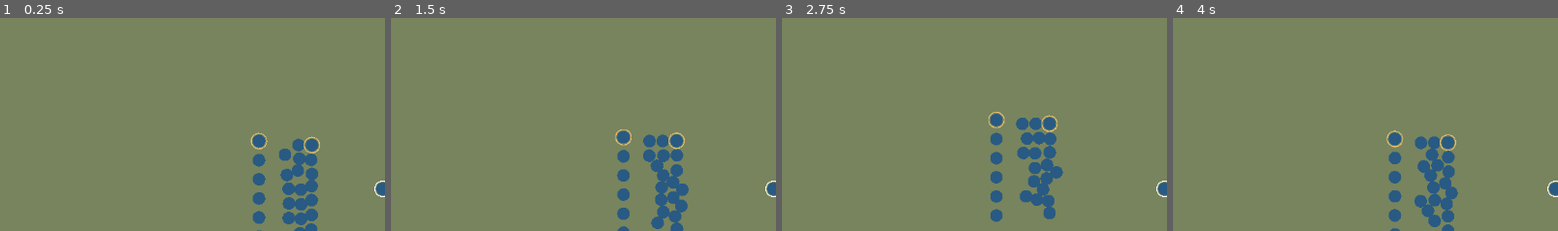
Above: before the commit, frames 1-4 (left to right).
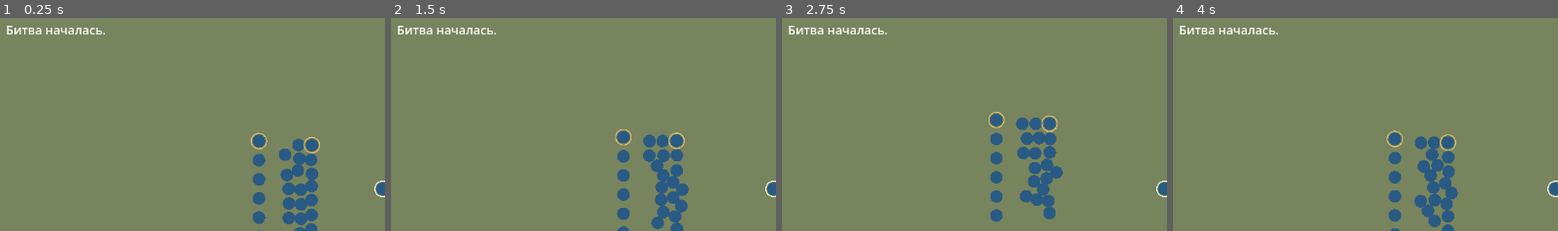
Above: after the commit, the same moments.

Repository: akglebak16/iron-standard
Game: Godot game, scene res://app/main.tscn
Two runs of this game, one before a commit and one after it. Both use one fixed random seed, a clock stepped at 60 frames per second and the inputs below.
Inputs (mouse positions are % of the whole screen's width and height, from its top left):
- Up to frame 1 (0.25 s): no input
- Up to frame 2 (1.5 s): tap Enter at 0.5 s; move the mouse to (72, 44) at 0.52 s; hold D 0.53-1.28 s; hold Shift 0.53-1.28 s; click (72, 44) at 0.67 s; move the mouse to (30, 54) at 1.27 s; hold S from 1.28 s (still down); tap X at 1.35 s
- Up to frame 3 (2.75 s): move the mouse to (60, 27) at 2.02 s; release S at 2.03 s; hold D from 2.03 s (still down); tap M at 2.1 s
- Up to frame 4 (4 s): move the mouse to (45, 69) at 2.77 s; release D at 2.78 s; hold W 2.78-3.53 s; tap 1 at 2.85 s; click (45, 69) at 2.92 s; move the mouse to (80, 64) at 3.52 s; hold A from 3.53 s (still down); tap 2 at 3.6 s
The pictures show only the part of the screen within x 0-50%, y 9-59%; the shares and areas given below are measured in that part.

The runs differ from the first frame. In frame 1, 0.5% of the frame differs, in the area x 1-28%, y 3-8%; in frame 2, 0.5%; in frame 3, 0.5%; in frame 4, 0.5%.

Commit message:
Перенести боевые горны и сигналы приказов

Diff:
--- a/godot/battle/application/session.gd
+++ b/godot/battle/application/session.gd
@@ -13,6 +13,7 @@
 const HeroGear = preload("res://equipment/rules/hero_gear.gd")
 const HeroStats = preload("res://battle/data/hero_stats.gd")
 const BattleResult = preload("res://battle/rules/result.gd")
+const Event = preload("res://battle/combat_event.gd")
 enum Outcome { RUNNING, HERO_DOWN, VICTORY, DEFEAT }
 
 var _state: State
@@ -41,6 +42,7 @@
 	_gear_catalog = gear_catalog
 	_hero_profile = hero_profile.duplicate(true)
 	_companion_survival = companion_survival
+	_state.record_notice(Event.Kind.BATTLE_STARTED)
 
 func set_hero_input(input: HeroInput) -> bool:
 	if _outcome != Outcome.RUNNING or _hero.dead or input == null or not input.move.is_finite() or not is_finite(input.face):
@@ -60,7 +62,8 @@
 	if _outcome in [Outcome.VICTORY, Outcome.DEFEAT] or not is_finite(dt) or dt <= 0.0:
 		return
 	for command in _orders:
-		_state.give_order(command.order, command.point, command.selection)
+		if _state.give_order(command.order, command.point, command.selection):
+			_state.record_notice(Event.Kind.ORDER_APPLIED, {"order": command.order, "selection": command.selection})
 	_orders.clear()
 	_elapsed_seconds += dt
 	if _state.wall == null:
@@ -74,16 +77,17 @@
 	Movement.step(_state, dt, _rng)
 	CombatStep.resolve_projectiles(_state, dt, _rng)
 	var morale_checked: bool = Morale.advance(_state, dt)
-	_events = _state.take_events()
 	_tick += 1
 	if _hero.dead:
 		_outcome = Outcome.HERO_DOWN
 	if morale_checked and _battle_over_at < 0.0 and (not _side_alive(0) or not _side_alive(1)):
 		_battle_over_at = _elapsed_seconds
 		_battle_won = _side_alive(0) and not _side_alive(1)
+		_state.record_notice(Event.Kind.BATTLE_DECIDED, {"won": _battle_won})
 	if _battle_over_at >= 0.0 and _elapsed_seconds - _battle_over_at > Config.BATTLE_END_DELAY_SECONDS:
 		_outcome = Outcome.VICTORY if _battle_won else Outcome.DEFEAT
 		_result = BattleResult.build(_state, _hero, _rng, _elapsed_seconds, _battle_won, _companion_survival)
+	_events = _state.take_events()
 
 func result() -> Dictionary:
 	return _result.duplicate(true)
--- a/godot/battle/combat_event.gd
+++ b/godot/battle/combat_event.gd
@@ -1,5 +1,6 @@
 extends RefCounted
 ## Shared codes for facts emitted by the simulation and read by presentation.
 
-enum Kind { HIT, BLOCK, CHARGE, DOWN, LAST_STAND, SHOT, SWING }
+enum Kind { HIT, BLOCK, CHARGE, DOWN, LAST_STAND, SHOT, SWING, BATTLE_STARTED,
+	ORDER_APPLIED, ENEMY_CHARGE, WALL_ALERT, GARRISON_CAVALRY, BATTLE_DECIDED }
 enum Attack { NONE, MELEE, PROJECTILE, CHARGE, COUNTER }
--- a/godot/battle/config.gd
+++ b/godot/battle/config.gd
@@ -22,6 +22,7 @@
 const SIEGE_COVER_DEPTH := 80.0
 const SIEGE_COVER_DAMAGE_MULTIPLIER := 0.45
 const SIEGE_COVER_SKILL_SCALE := 0.5
+const SIEGE_ALERT_DISTANCE := 160.0
 const SIEGE_INFANTRY_ATTACKERS_INSIDE := 2
 const SIEGE_CAVALRY_ATTACKERS_INSIDE := 4
 const SIEGE_ARCHERS_ATTACKERS_INSIDE := 8
--- a/godot/battle/model/state.gd
+++ b/godot/battle/model/state.gd
@@ -17,7 +17,13 @@
 var starting_units := [0, 0]
 var morale_timer := 0.0
 var formation_timer := 0.0
+var siege_alerted := false
 var _events: Array[Dictionary] = []
+
+func record_notice(kind: Event.Kind, details: Dictionary = {}) -> void:
+	var notice := {"kind": kind}
+	notice.merge(details)
+	_events.append(notice)
 
 func launch_projectile(shot: Dictionary) -> void:
 	projectiles.append(shot)
--- a/godot/battle/presentation/audio/combat_audio.gd
+++ b/godot/battle/presentation/audio/combat_audio.gd
@@ -1,6 +1,7 @@
 extends Node
 const Event = preload("res://battle/combat_event.gd")
 const Bank = preload("res://battle/presentation/audio/sound_bank.gd")
+const Config = preload("res://battle/config.gd")
 
 const MASTER_GAIN := 0.55
 const NEAR_GAIN := 1.15
@@ -48,6 +49,10 @@
 
 static func sound_for(event: Dictionary) -> int:
 	match event.kind:
+		Event.Kind.BATTLE_STARTED: return Bank.Sound.HORN
+		Event.Kind.ORDER_APPLIED: return Bank.Sound.HORN if event.order == Config.ORDER_CHARGE else Bank.Sound.ORDER
+		Event.Kind.ENEMY_CHARGE, Event.Kind.WALL_ALERT: return Bank.Sound.ENEMY_HORN
+		Event.Kind.BATTLE_DECIDED: return Bank.Sound.HORN if event.won else Bank.Sound.ENEMY_HORN
 		Event.Kind.SHOT: return Bank.Sound.BOW
 		Event.Kind.SWING: return Bank.Sound.SWING
 		Event.Kind.CHARGE: return Bank.Sound.CHARGE
@@ -61,7 +66,7 @@
 	return -1
 
 static func distance_gain(event: Dictionary, listener: Vector2) -> float:
-	if event.target_hero or event.kind == Event.Kind.SWING:
+	if not event.has("position") or event.target_hero or event.kind == Event.Kind.SWING:
 		return 1.0
 	var position: Vector2 = event.position
 	return clampf(NEAR_GAIN - listener.distance_to(position) / ATTENUATION_DISTANCE, MIN_DISTANCE_GAIN, 1.0)
--- a/godot/battle/presentation/audio/sound_bank.gd
+++ b/godot/battle/presentation/audio/sound_bank.gd
@@ -1,6 +1,6 @@
 extends RefCounted
 ## Short PCM effects synthesized from the tone and noise layers in src/04_audio.js.
-enum Sound { HIT, CLANG, SWING, BOW, ARROW_HIT, THUNK, DOWN, CHARGE }
+enum Sound { HIT, CLANG, SWING, BOW, ARROW_HIT, THUNK, DOWN, CHARGE, ORDER, HORN, ENEMY_HORN }
 enum Wave { SINE, TRIANGLE, SQUARE, SAW }
 enum Filter { LOW, HIGH, BAND }
 
@@ -9,7 +9,16 @@
 const ENVELOPE_FLOOR := 0.0001
 const PCM_MAX := 32767.0
 const NOISE_SEED := 4171
-const MIN_INTERVALS := [0.05, 0.06, 0.08, 0.05, 0.05, 0.06, 0.08, 0.1]
+const MIN_INTERVALS := [0.05, 0.06, 0.08, 0.05, 0.05, 0.06, 0.08, 0.1, 0.0, 0.0, 0.0]
+const HORN_PARTIALS := [1.0, 1.005, 2.01]
+const HORN_START_RATIO := 0.96
+const HORN_RAMP_SECONDS := 0.35
+const HORN_ATTACK_SECONDS := 0.18
+const HORN_SUSTAIN_SECONDS := 1.0
+const HORN_DECAY_END_SECONDS := 1.7
+const HORN_LENGTH := 1.8
+const HORN_CUTOFF := 900.0
+const HORN_GAIN := 0.11
 
 static func build() -> Dictionary:
 	var rng := RandomNumberGenerator.new()
@@ -23,10 +32,13 @@
 		Sound.THUNK: _render([_tone(160, 90, 0.07, Wave.SQUARE, 0.12)], [], rng),
 		Sound.DOWN: _render([_tone(170, 55, 0.3, Wave.SAW, 0.13)], [_noise(700, 150, 0.18, Filter.LOW, 0.25)], rng),
 		Sound.CHARGE: _render([_tone(80, 40, 0.2, Wave.SINE, 0.7)], [_noise(500, 120, 0.14, Filter.LOW, 0.5)], rng),
+		Sound.ORDER: _render([_tone(392, 392, 0.09, Wave.TRIANGLE, 0.18), _tone(523, 523, 0.12, Wave.TRIANGLE, 0.18, 0.08)], [], rng),
+		Sound.HORN: _horn(146.0),
+		Sound.ENEMY_HORN: _horn(110.0),
 	}
 
-static func _tone(start: float, finish: float, length: float, wave: Wave, volume: float) -> Dictionary:
-	return {"start": start, "finish": finish, "length": length, "wave": wave, "volume": volume}
+static func _tone(start: float, finish: float, length: float, wave: Wave, volume: float, delay: float = 0.0) -> Dictionary:
+	return {"start": start, "finish": finish, "length": length, "wave": wave, "volume": volume, "delay": delay}
 
 static func _noise(start: float, finish: float, length: float, filter: Filter, volume: float, resonance: float = 1.0) -> Dictionary:
 	return {"start": start, "finish": finish, "length": length, "filter": filter, "volume": volume, "resonance": resonance}
@@ -35,12 +47,16 @@
 	var samples := PackedFloat32Array()
 	for layer in tones + noises:
 		var frames := ceili(float(layer.length) * MIX_RATE)
-		if frames > samples.size():
-			samples.resize(frames)
+		var offset := roundi(float(layer.get("delay", 0.0)) * MIX_RATE)
+		if frames + offset > samples.size():
+			samples.resize(frames + offset)
 		if layer.has("wave"):
-			_mix_tone(samples, layer, frames)
+			_mix_tone(samples, layer, frames, offset)
 		else:
 			_mix_noise(samples, layer, frames, rng)
+	return _stream(samples)
+
+static func _stream(samples: PackedFloat32Array) -> AudioStreamWAV:
 	var pcm := PackedByteArray()
 	pcm.resize(samples.size() * 2)
 	for i in samples.size():
@@ -51,7 +67,7 @@
 	stream.data = pcm
 	return stream
 
-static func _mix_tone(samples: PackedFloat32Array, layer: Dictionary, frames: int) -> void:
+static func _mix_tone(samples: PackedFloat32Array, layer: Dictionary, frames: int, offset: int) -> void:
 	var phase := 0.0
 	var attack := roundi(ATTACK_SECONDS * MIX_RATE)
 	for i in frames:
@@ -63,7 +79,7 @@
 			Wave.TRIANGLE: value = 1.0 - 4.0 * absf(phase - 0.5)
 			Wave.SQUARE: value = 1.0 if phase < 0.5 else -1.0
 			Wave.SAW: value = phase * 2.0 - 1.0
-		samples[i] += value * envelope
+		samples[i + offset] += value * envelope
 		phase = fposmod(phase + frequency / MIX_RATE, 1.0)
 
 static func _mix_noise(samples: PackedFloat32Array, layer: Dictionary, frames: int, rng: RandomNumberGenerator) -> void:
@@ -100,3 +116,24 @@
 
 static func _decay(volume: float, progress: float) -> float:
 	return volume * pow(ENVELOPE_FLOOR / volume, progress)
+
+static func _horn(pitch: float) -> AudioStreamWAV:
+	var samples := PackedFloat32Array()
+	samples.resize(ceili(HORN_LENGTH * MIX_RATE))
+	var filter_rate := 1.0 - exp(-TAU * HORN_CUTOFF / MIX_RATE)
+	for partial in HORN_PARTIALS:
+		var phase := 0.0
+		var filtered := 0.0
+		var gain: float = HORN_GAIN / partial
+		for i in samples.size():
+			var time := float(i) / MIX_RATE
+			var ramp := minf(time / HORN_RAMP_SECONDS, 1.0)
+			var frequency: float = pitch * partial * lerpf(HORN_START_RATIO, 1.0, ramp)
+			filtered += (phase * 2.0 - 1.0 - filtered) * filter_rate
+			var envelope := gain * minf(time / HORN_ATTACK_SECONDS, 1.0)
+			if time > HORN_SUSTAIN_SECONDS:
+				var release := minf((time - HORN_SUSTAIN_SECONDS) / (HORN_DECAY_END_SECONDS - HORN_SUSTAIN_SECONDS), 1.0)
+				envelope = _decay(gain, release)
+			samples[i] += filtered * envelope
+			phase = fposmod(phase + frequency / MIX_RATE, 1.0)
+	return _stream(samples)
--- a/godot/battle/presentation/combat_feedback.gd
+++ b/godot/battle/presentation/combat_feedback.gd
@@ -1,6 +1,7 @@
 extends RefCounted
 const Demo = preload("res://battle/presentation/demo_config.gd")
 const Event = preload("res://battle/combat_event.gd")
+const Config = preload("res://battle/config.gd")
 
 const BLOCK_TEXT := "Блок"
 const LAST_STAND_TEXT := "Не сдаюсь!"
@@ -9,6 +10,19 @@
 const COMPANION_DOWN := "%s ранен и вынесен из боя."
 const LEADER_DOWN := "%s пал!"
 const HERO_KILL := "Герой сразил: %s."
+const BATTLE_STARTED := "Битва началась."
+const ENEMY_CHARGE := "Враг идёт в атаку!"
+const WALL_ALERT := "Враг у стен!"
+const GARRISON_CAVALRY := "Конница гарнизона вышла в бой."
+const VICTORY := "Победа! Враг разбит."
+const DEFEAT := "Отряд разбит."
+const GROUP_NAMES := ["Пехота", "Стрелки", "Конница", "Весь отряд"]
+const ORDER_NAMES := {
+	Config.ORDER_HOLD: "держать позицию",
+	Config.ORDER_FOLLOW: "за мной",
+	Config.ORDER_CHARGE: "в атаку!",
+	Config.ORDER_RETREAT: "отойти назад",
+}
 
 var _labels: Array[Dictionary] = []
 var _impacts: Array[Dictionary] = []
@@ -19,6 +33,18 @@
 	_age(_impacts, dt)
 	for event in events:
 		match event.kind:
+			Event.Kind.BATTLE_STARTED:
+				_log(BATTLE_STARTED)
+			Event.Kind.ORDER_APPLIED:
+				_log("%s: %s" % [GROUP_NAMES[event.selection], ORDER_NAMES[event.order]])
+			Event.Kind.ENEMY_CHARGE:
+				_log(ENEMY_CHARGE)
+			Event.Kind.WALL_ALERT:
+				_log(WALL_ALERT)
+			Event.Kind.GARRISON_CAVALRY:
+				_log(GARRISON_CAVALRY)
+			Event.Kind.BATTLE_DECIDED:
+				_log(VICTORY if event.won else DEFEAT)
 			Event.Kind.HIT:
 				if event.target_hero or event.source_hero:
 					_label(event.position, str(event.amount), Demo.DAMAGE_RECEIVED_COLOR if event.target_hero else Demo.DAMAGE_DEALT_COLOR)
--- a/godot/battle/rules/tactics.gd
+++ b/godot/battle/rules/tactics.gd
@@ -4,6 +4,7 @@
 const State = preload("res://battle/model/state.gd")
 const Group = preload("res://battle/model/group.gd")
 const Unit = preload("res://battle/model/unit.gd")
+const Event = preload("res://battle/combat_event.gd")
 
 static func enemy_step(battle: State, side: int, elapsed: float, dt: float) -> void:
 	var foe := battle.centroid(1 - side)
@@ -19,6 +20,8 @@
 		var nearest := _nearest_foe_distance(battle, infantry.center, 1 - side)
 		if nearest < Config.AI_INFANTRY_CHARGE_DISTANCE or elapsed > Config.AI_INFANTRY_FORCE_CHARGE_SECONDS:
 			infantry.order = Config.ORDER_CHARGE
+			if has_infantry and side == 1:
+				battle.record_notice(Event.Kind.ENEMY_CHARGE)
 		elif elapsed > Config.AI_GROUP_ADVANCE_DELAY_SECONDS:
 			_advance(infantry, foe, Config.AI_INFANTRY_ADVANCE_SPEED, dt)
 	if archers.order != Config.ORDER_CHARGE:
@@ -46,18 +49,27 @@
 
 static func siege_step(battle: State, elapsed: float) -> void:
 	var inside := 0
+	var near_wall := false
 	for unit: Unit in battle.units:
-		if unit.side == 0 and not unit.dead and not unit.gone and not unit.fleeing and unit.position.x > battle.wall.x + battle.wall.half_width:
+		if unit.side != 0 or unit.dead or unit.gone or unit.fleeing:
+			continue
+		if unit.position.x > battle.wall.x + battle.wall.half_width:
 			inside += 1
+		if unit.position.x > battle.wall.x - Config.SIEGE_ALERT_DISTANCE:
+			near_wall = true
 	var infantry: Group = battle.groups[1][Config.GROUP_INFANTRY]
 	var cavalry: Group = battle.groups[1][Config.GROUP_CAVALRY]
 	var archers: Group = battle.groups[1][Config.GROUP_ARCHERS]
 	if inside > Config.SIEGE_INFANTRY_ATTACKERS_INSIDE or elapsed > Config.SIEGE_INFANTRY_FORCE_CHARGE_SECONDS:
 		infantry.order = Config.ORDER_CHARGE
-	if inside > Config.SIEGE_CAVALRY_ATTACKERS_INSIDE or elapsed > Config.SIEGE_CAVALRY_FORCE_CHARGE_SECONDS:
+	if cavalry.order != Config.ORDER_CHARGE and (inside > Config.SIEGE_CAVALRY_ATTACKERS_INSIDE or elapsed > Config.SIEGE_CAVALRY_FORCE_CHARGE_SECONDS):
 		cavalry.order = Config.ORDER_CHARGE
+		battle.record_notice(Event.Kind.GARRISON_CAVALRY)
 	if inside > Config.SIEGE_ARCHERS_ATTACKERS_INSIDE or infantry.active_units().is_empty():
 		archers.order = Config.ORDER_CHARGE
+	if near_wall and not battle.siege_alerted:
+		battle.siege_alerted = true
+		battle.record_notice(Event.Kind.WALL_ALERT)
 
 static func follow_hero(battle: State, hero: Unit) -> void:
 	if hero.dead:
--- a/godot/battle/tests/application/test_combat_events.gd
+++ b/godot/battle/tests/application/test_combat_events.gd
@@ -5,6 +5,9 @@
 const Event = preload("res://battle/combat_event.gd")
 const Combat = preload("res://battle/rules/combat.gd")
 const Charge = preload("res://battle/rules/charge.gd")
+const Tactics = preload("res://battle/rules/tactics.gd")
+const Config = preload("res://battle/config.gd")
+const SiegeSetup = preload("res://battle/data/siege_setup.gd")
 const STEP := 1.0 / 60.0
 
 func _initialize() -> void:
@@ -24,8 +27,8 @@
 	assert(Combat.strike(battle, hero, enemy, rng) == 0)
 	session.advance(STEP)
 	var blocked := session.take_events()
-	assert(blocked.size() == 1 and blocked[0].kind == Event.Kind.BLOCK)
-	assert(blocked[0].attack == Event.Attack.MELEE and enemy.hp == 100)
+	assert(blocked.size() == 2 and blocked[0].kind == Event.Kind.BATTLE_STARTED and blocked[1].kind == Event.Kind.BLOCK)
+	assert(blocked[1].attack == Event.Attack.MELEE and enemy.hp == 100)
 	assert(session.take_events().is_empty())
 	enemy.block_chance = 0
 	hero.velocity = Vector2(100, 0)
@@ -43,5 +46,35 @@
 	battle.kill(enemy)
 	session.advance(STEP)
 	assert(session.take_events().is_empty())
+	_check_notices()
 	print("Combat event tests passed")
 	quit(0)
+
+func _check_notices() -> void:
+	var battle := State.new()
+	battle.setup_groups()
+	var hero := Unit.new(0, 0, Vector2(1500, 850), 100, 0, 1)
+	hero.hero = true
+	var ally := Unit.new(1, 0, hero.position + Vector2(0, 40), 100, 0, 1)
+	var enemy := Unit.new(2, 1, Vector2(1900, 850), 100, 0, 1)
+	battle.add_grouped_unit(ally, 0)
+	battle.add_grouped_unit(enemy, 0)
+	battle.add_unit(hero)
+	SiegeSetup.apply(battle, 0.0)
+	var session := Session.new(battle, hero, RandomNumberGenerator.new())
+	assert(session.issue_order("charge", Vector2.ZERO, 1)) # Empty group.
+	assert(session.issue_order("follow", Vector2.ZERO, 0))
+	session.advance(STEP)
+	assert(session.take_events() == [{"kind": Event.Kind.BATTLE_STARTED}, {"kind": Event.Kind.ORDER_APPLIED, "order": "follow", "selection": 0}, {"kind": Event.Kind.WALL_ALERT}])
+	session.advance(STEP)
+	assert(session.take_events().is_empty())
+	Tactics.siege_step(battle, Config.SIEGE_CAVALRY_FORCE_CHARGE_SECONDS + STEP)
+	Tactics.siege_step(battle, Config.SIEGE_CAVALRY_FORCE_CHARGE_SECONDS + STEP * 2)
+	assert(battle.take_events() == [{"kind": Event.Kind.GARRISON_CAVALRY}])
+	battle.kill(enemy)
+	session.advance(1.0)
+	var decided := session.take_events()
+	assert(decided[-1] == {"kind": Event.Kind.BATTLE_DECIDED, "won": true})
+	assert(session.result().is_empty())
+	session.advance(3.0)
+	assert(session.result().win and session.take_events().is_empty())
--- a/godot/battle/tests/presentation/test_combat_audio.gd
+++ b/godot/battle/tests/presentation/test_combat_audio.gd
@@ -7,8 +7,11 @@
 	var bank := Bank.build()
 	assert(bank.size() == Bank.Sound.size())
 	var distinct := {}
-	for stream: AudioStreamWAV in bank.values():
-		assert(stream.get_length() >= 0.07 and stream.get_length() <= 0.31)
+	for sound in bank:
+		var stream: AudioStreamWAV = bank[sound]
+		var expected_long: bool = sound == Bank.Sound.HORN or sound == Bank.Sound.ENEMY_HORN
+		assert(stream.get_length() >= 0.07 and stream.get_length() <= (1.81 if expected_long else 0.31))
+		assert(not expected_long or stream.get_length() >= 1.8)
 		var audible := false
 		for i in range(0, stream.data.size(), 2):
 			if absi(stream.data.decode_s16(i)) > 100:
@@ -23,5 +26,9 @@
 	block.attack = Event.Attack.MELEE
 	block.target_hero = true
 	assert(Audio.sound_for(block) == Bank.Sound.CLANG and Audio.distance_gain(block, Vector2.ZERO) == 1.0)
+	assert(Audio.sound_for({"kind": Event.Kind.ORDER_APPLIED, "order": "hold"}) == Bank.Sound.ORDER)
+	assert(Audio.sound_for({"kind": Event.Kind.ORDER_APPLIED, "order": "charge"}) == Bank.Sound.HORN)
+	assert(Audio.sound_for({"kind": Event.Kind.WALL_ALERT}) == Bank.Sound.ENEMY_HORN)
+	assert(Audio.distance_gain({"kind": Event.Kind.BATTLE_STARTED}, Vector2(3000, 1000)) == 1.0)
 	print("Combat audio tests passed")
 	quit(0)
--- a/godot/battle/tests/presentation/test_scene.gd
+++ b/godot/battle/tests/presentation/test_scene.gd
@@ -35,7 +35,7 @@
 	launch.origin = Vector2.INF
 	view._physics_process(TICK)
 	assert(view._feedback._labels.size() == 1)
-	assert(view._audio._last_played.size() == 1)
+	assert(view._audio._last_played.has(preload("res://battle/presentation/audio/sound_bank.gd").Sound.BOW))
 	var mute := InputEventKey.new()
 	mute.keycode = KEY_M
 	mute.pressed = true
Not shown, changed: CHANGELOG.md
Not shown, changed: godot/ARCHITECTURE.md
Not shown, changed: godot/MIGRATION_CHECKLIST.md
Not shown, changed: shareness/lessons.md
